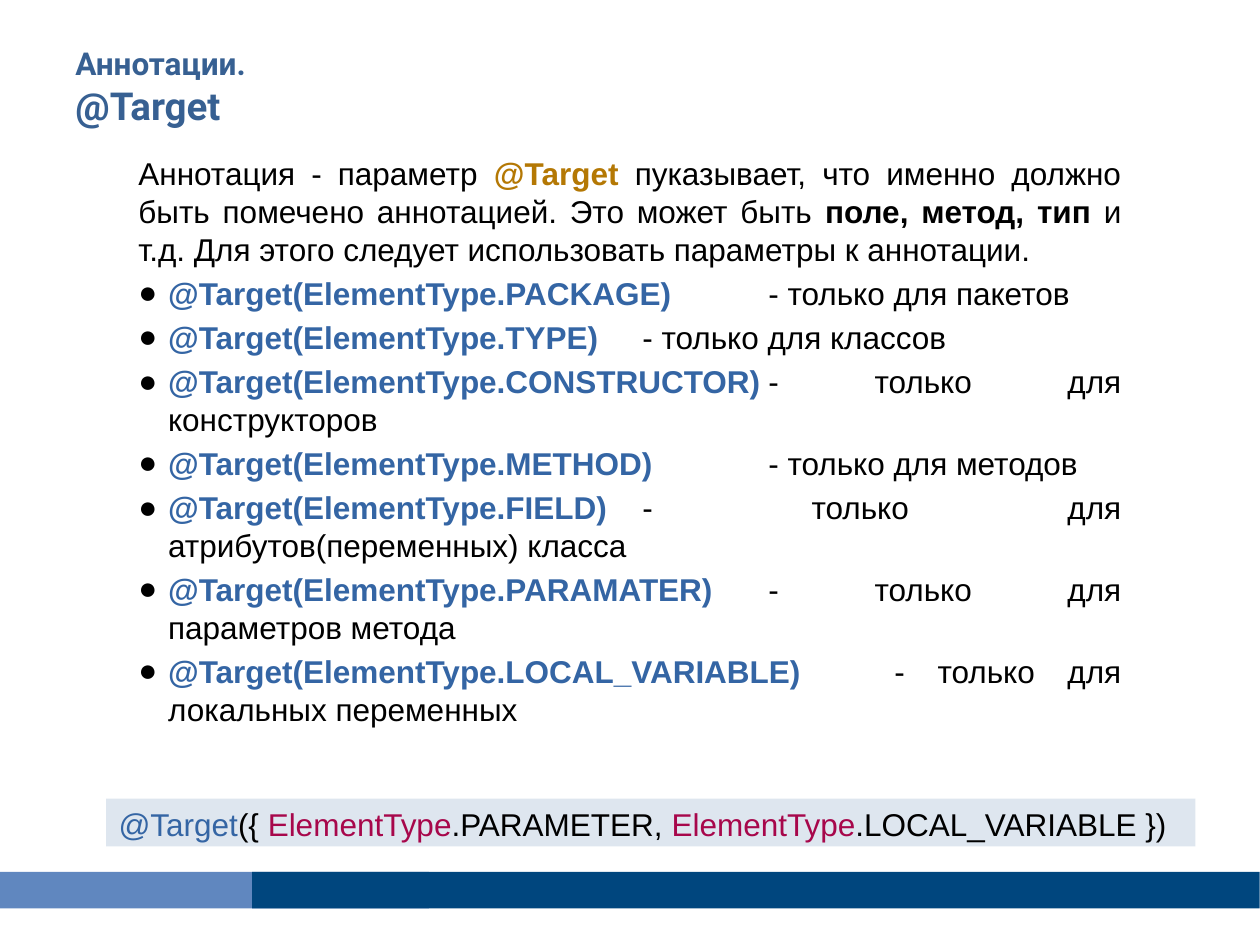
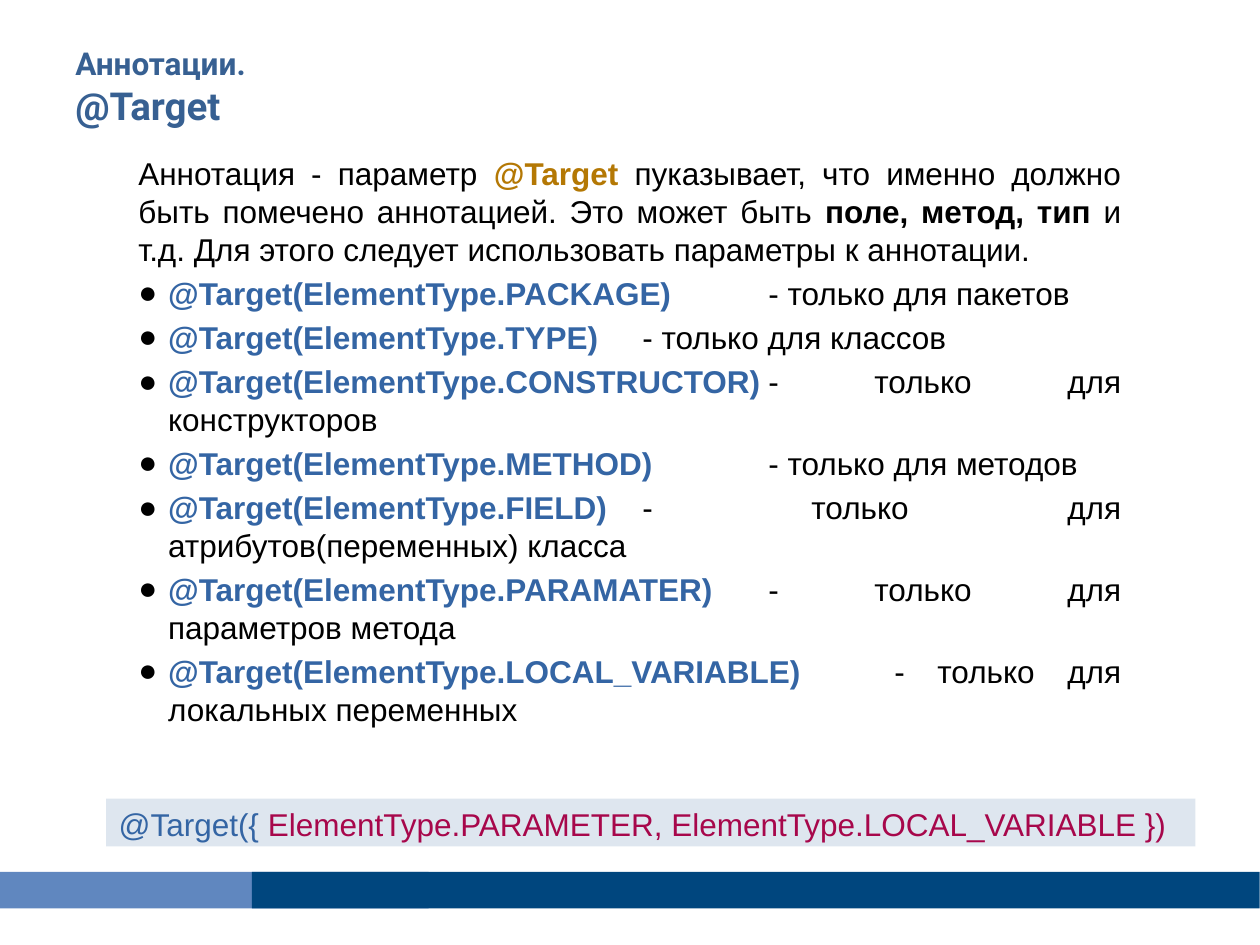
Before and after one commit to Vyacheslav2023/javase0111, a slide deck: slide 143 of presentation/JavaSE106OOP.pptx. Drawn at 1260x945 pixels with LibreOffice and Linux fonts; fonts in the diff are those of the drawing. Boxes give left, top, right and bottom in pixels: in the first picture for what was removed or moved away, otherwise in the second. Text is boxed around its words. In the diff, an @@ line names an element or a change of style, - is before the commit and + after.

```diff
--- a/presentation/JavaSE106OOP.pptx
+++ b/presentation/JavaSE106OOP.pptx
@@ rectangle "@Target({ ElementType.PARAMETER, ElementType.LOCAL_VARIABLE  ..." at [106, 799, 1196, 847]: text colour #000000 to #3465A4 in "@Target({"; text colour #000000 to #A7074B in "ElementType.PARAMETER, ElementType.LOCAL_VARIABLE })" @@
```
Also in this commit, not shown: 14 other slides changed, 34 other files.
